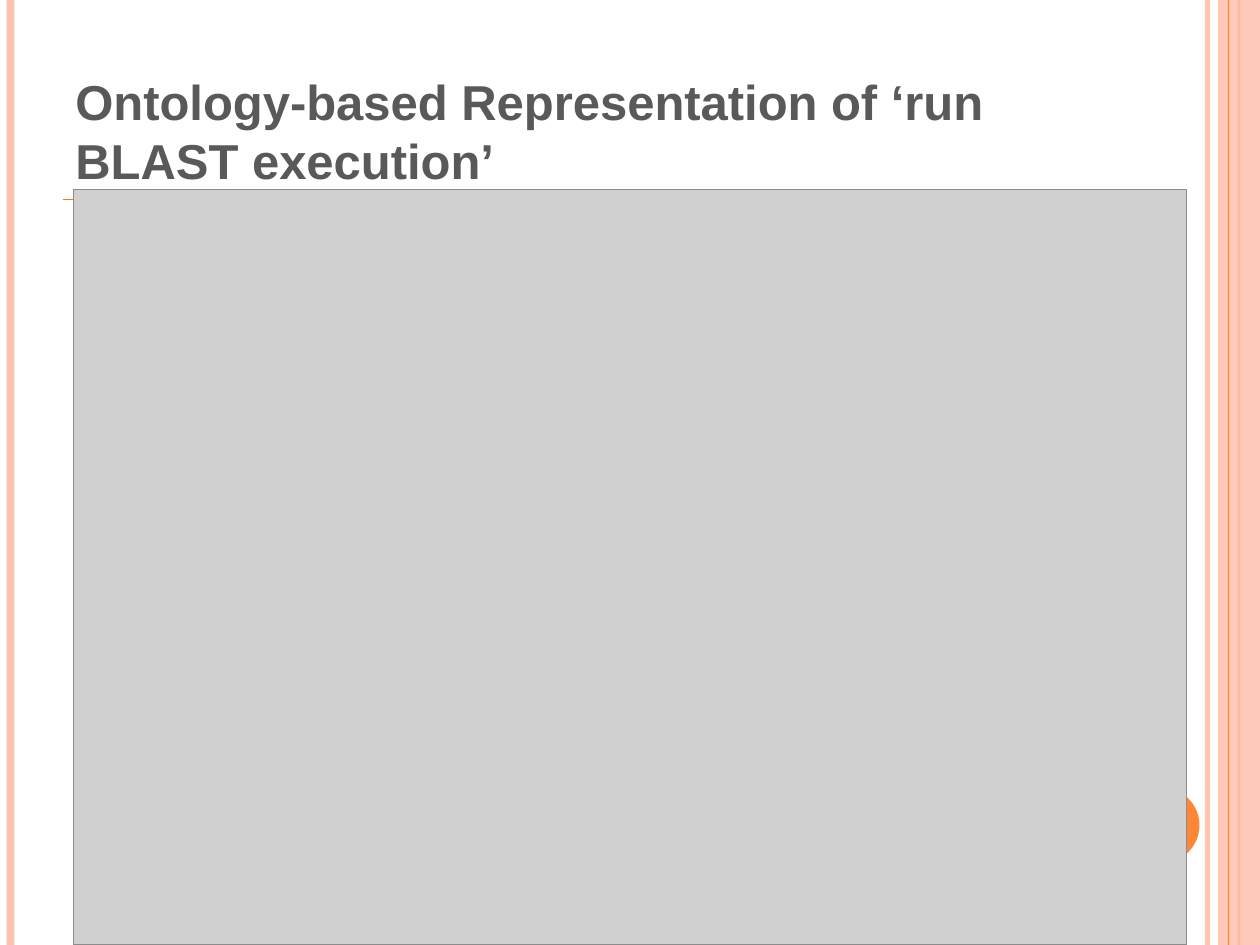
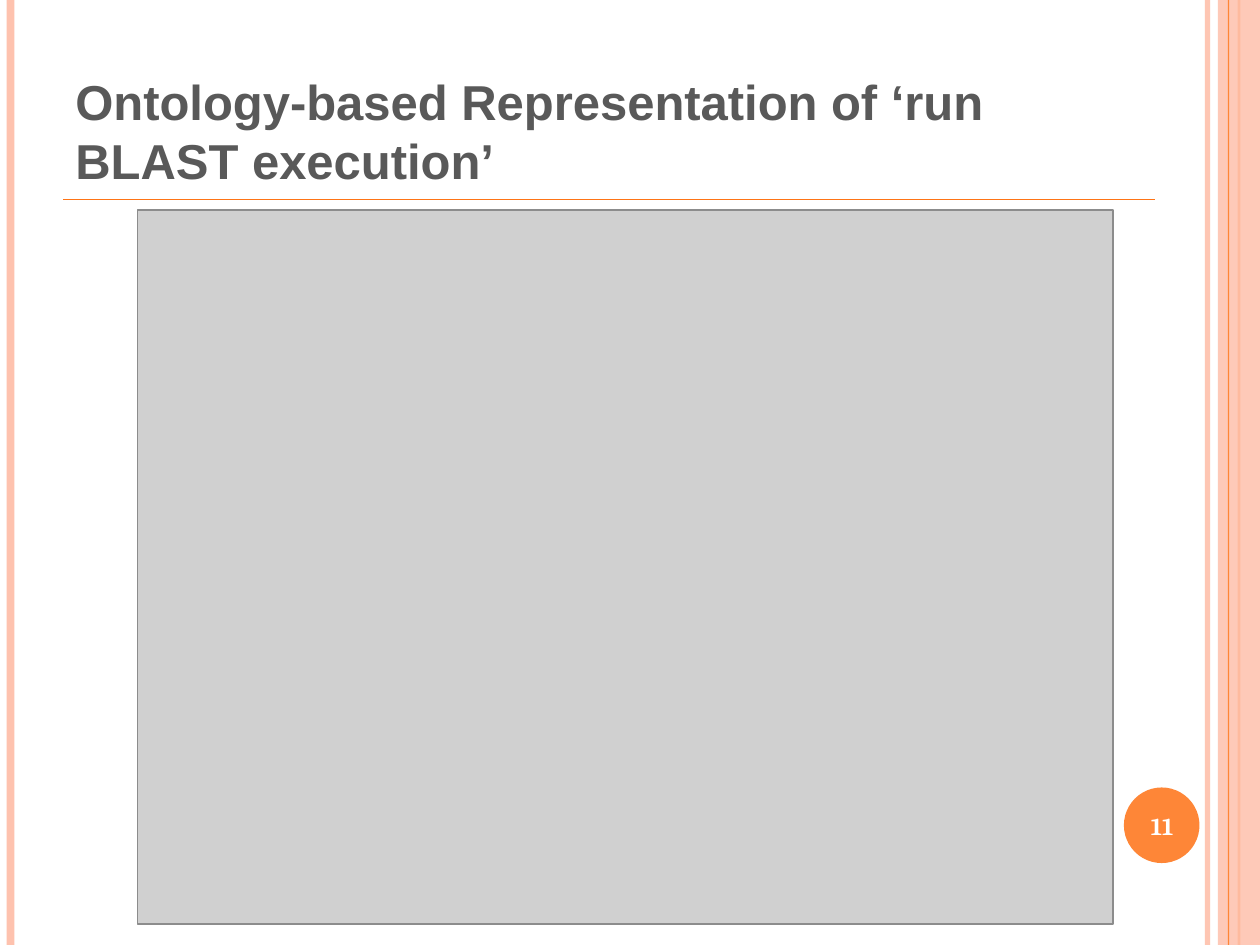
Before and after one commit to obi-ontology/obi-legacy-svn, a slide deck: slide 11 of trunk/docs/presentations/OBI workshop Oct 2011 Philly/WebService.pptx (slide 10 before the commit). Drawn at 1260x945 pixels with LibreOffice and Linux fonts; fonts in the diff are those of the drawing; grey boxes stand for pictures. Boxes give left, top, right and bottom in pixels: in the first picture for what was removed or moved away, otherwise in the second. Text is boxed around its words. In the diff, an @@ line names an element or a change of style, - is before the commit and + after.

Commit message:
Make some updates on the ontology-based models

```diff
--- a/trunk/docs/presentations/OBI workshop Oct 2011 Philly/WebService.pptx
+++ b/trunk/docs/presentations/OBI workshop Oct 2011 Philly/WebService.pptx
@@ picture: place and size @@
-picture at bbox=[73, 190, 1186, 945]
+picture at bbox=[137, 210, 1113, 925]
@@ page number added at bbox=[1151, 818, 1173, 835], 14 pt, text #FFFFFF, bold @@
+11
```
Also in this commit, not shown: 2 other slides changed, 4 slides added.
